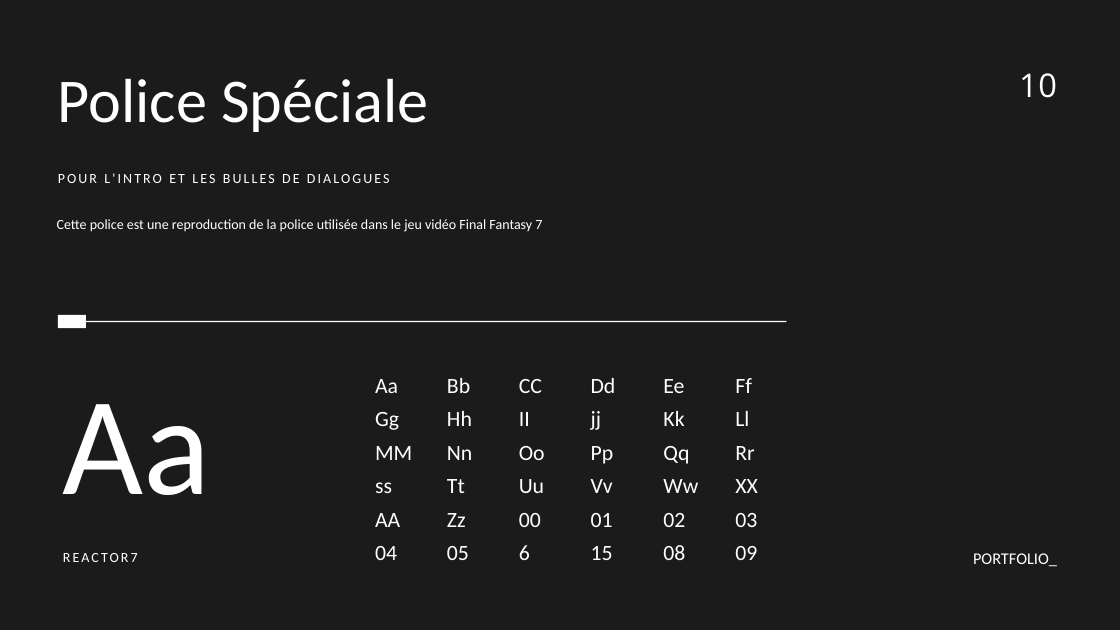
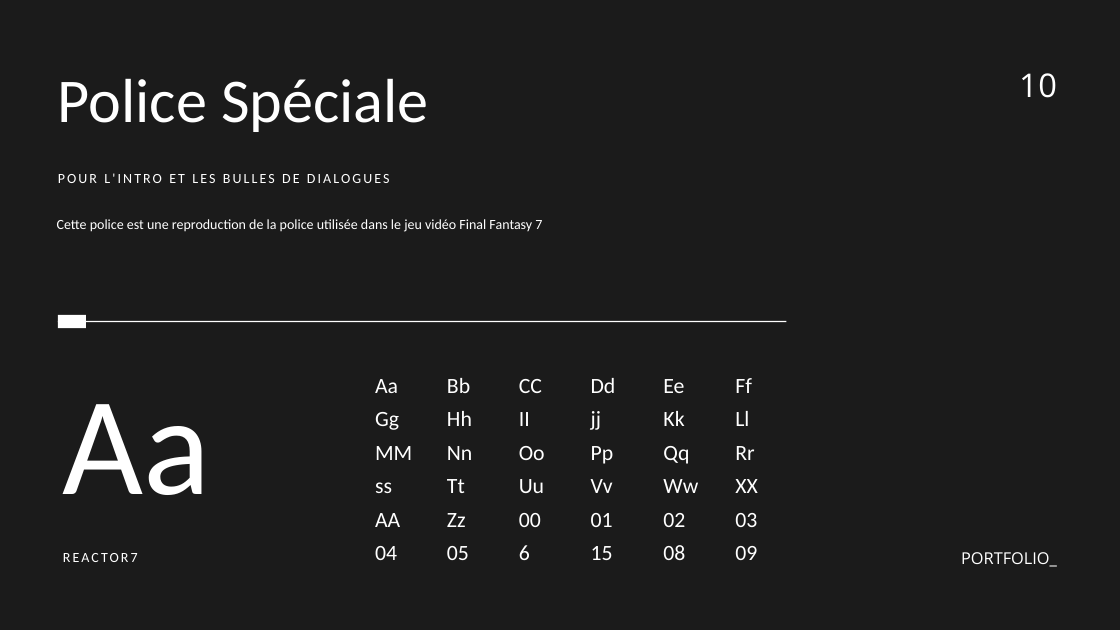
Before and after one commit to Kikuichimonji/Portfolio, a slide deck: slide 10 of Thomas-roess.fr.pptx. Drawn at 1120x630 pixels with LibreOffice and Linux fonts; fonts in the diff are those of the drawing. Boxes give left, top, right and bottom in pixels: in the first picture for what was removed or moved away, otherwise in the second. Text is boxed around its words. In the diff, an @@ line names an element or a change of style, - is before the commit and + after.

```diff
--- a/Thomas-roess.fr.pptx
+++ b/Thomas-roess.fr.pptx
@@ text "PORTFOLIO_" at box(961, 552, 1057, 567): font Calibri to Open Sans @@
```
Also in this commit, not shown: 14 other slides changed.
